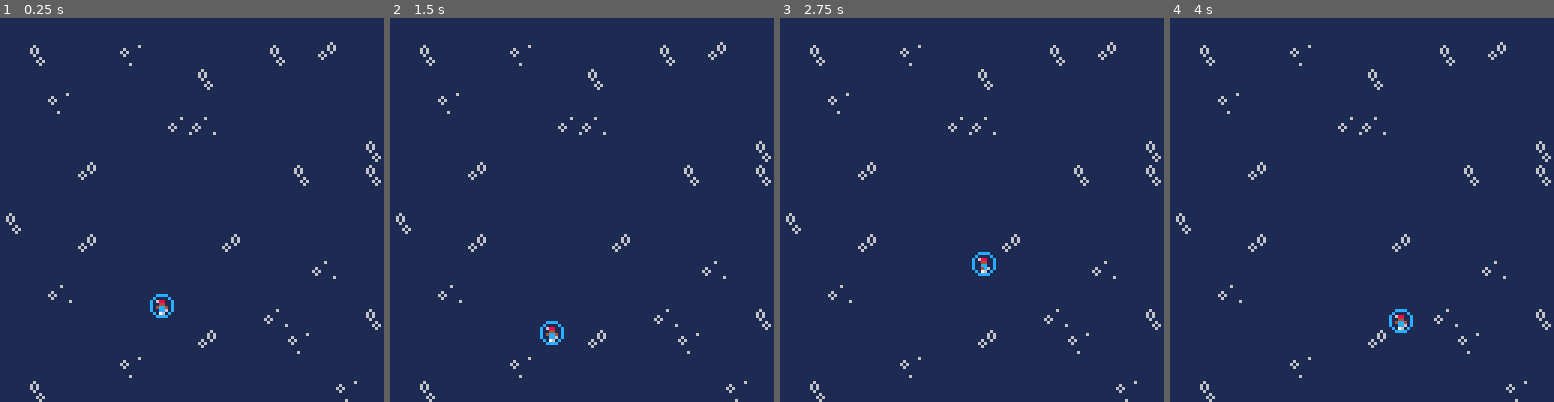
Above: before the commit, frames 1-4 (left to right).
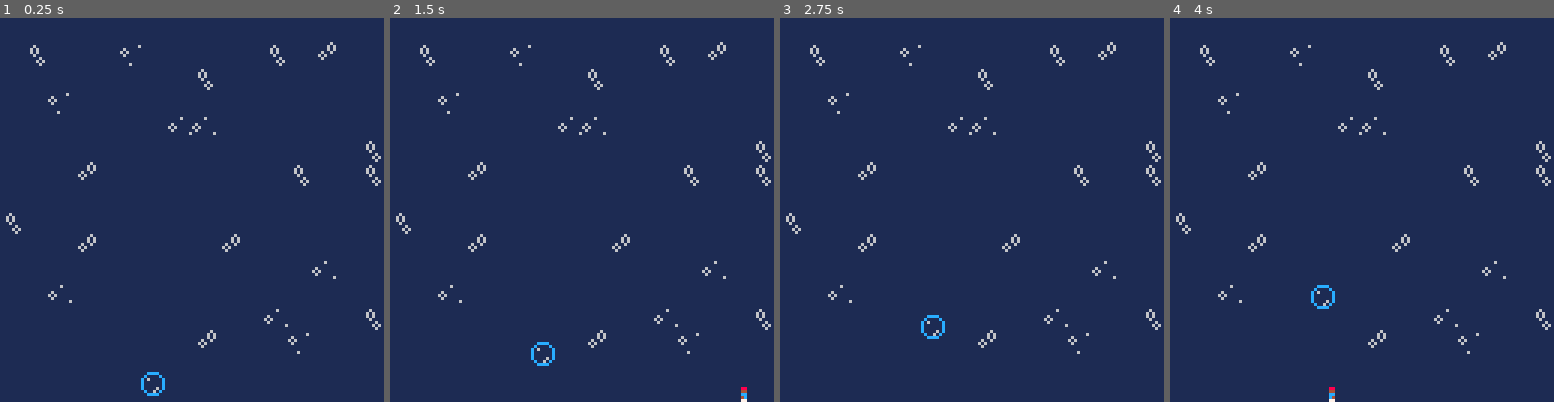
Above: after the commit, the same moments.

Repository: shahbazmansahia/GGJ_2025
Game: PICO-8 cartridge bubble.p8
Two runs of this game, one before a commit and one after it. Both use one fixed random seed, a clock stepped at 60 frames per second and the inputs below.
Inputs:
- Up to frame 1 (0.25 s): no input
- Up to frame 2 (1.5 s): no input
- Up to frame 3 (2.75 s): hold Right 1.6-2.1 s; hold Up 2.15-2.42 s; hold Right from 2.47 s (still down)
- Up to frame 4 (4 s): release Right at 3.03 s; hold Left 3.08-3.58 s; hold Down 3.63-3.97 s

The runs differ from the first frame. In frame 1, 0.5% of the frame differs, in the area x 7-93%, y 71-100%; in frame 2, 0.5%; in frame 3, 0.5%; in frame 4, 0.5%, in the area x 7-93%, y 69-100%.

Commit message:
Added spare bubble and collision event

Diff:
--- a/bubble.p8
+++ b/bubble.p8
@@ -51,8 +51,8 @@
 2020262020202020202020202020202000000000000000000000000000000000000000000000000000000000000000000000000000000000000000000000000000000000000000000000000000000000000000000000000000000000000000000000000000000000000000000000000000000000000000000000000000000000
 2020202020202020202020262020203600000000000000000000000000000000000000000000000000000000000000000000000000000000000000000000000000000000000000000000000000000000000000000000000000000000000000000000000000000000000000000000000000000000000000000000000000000000
 2020202020202020352020202520202000000000000000000000000000000000000000000000000000000000000000000000000000000000000000000000000000000000000000000000000000000000000000000000000000000000000000000000000000000000000000000000000000000000000000000000000000000000
-2020202020252020202020202020202000000000000000000000000000000000000000000000000000000000000000000000000000000000000000000000000000000000000000000000000000000000000000000000000000000000000000000000000000000000000000000000000000000000000000000000000000000000
-2036202020202020202020202020252000000000000000000000000000000000000000000000000000000000000000000000000000000000000000000000000000000000000000000000000000000000000000000000000000000000000000000000000000000000000000000000000000000000000000000000000000000000
+2020202020202020202020202020202000000000000000000000000000000000000000000000000000000000000000000000000000000000000000000000000000000000000000000000000000000000000000000000000000000000000000000000000000000000000000000000000000000000000000000000000000000000
+2020202020202020202020202020202005000000000000000000000000000000000000000000000000000000000000000000000000000000000000000000000000000000000000000000000000000000000000000000000000000000000000000000000000000000000000000000000000000000000000000000000000000000
 2221232322212221232223212223222200000000000000000000000000000000000000000000000000000000000000000000000000000000000000000000000000000000000000000000000000000000000000000000000000000000000000000000000000000000000000000000000000000000000000000000000000000000
 
 
--- a/bubbleplayer.lua
+++ b/bubbleplayer.lua
@@ -1,6 +1,7 @@
 -- Flagged tile indices (replace with actual tile indices you're using for solid surfaces)
 local solid_tiles = { 33, 34, 35 }  -- Example indices for solid tiles
-
+num_float_objects = 1
+local float_objects = {}
 
 function _init()
     -- not all of these variables are in use
@@ -22,10 +23,15 @@
     bubble_boost_time = 20
     bubble_boost_time_max = bubble_boost_time
     dir = 2
-    health = 2
-    state=0
+    state=-1
+    health = 0
+    setHealth(1)
 
     on_ground = false
+
+    for i = 1, num_float_objects do
+        add(float_objects, {x = rnd(128), y = 120, active = true})
+    end
 
     -- Still trying to test this
     -- https://www.youtube.com/watch?v=IOe1aGY6hXA
@@ -43,12 +49,11 @@
     x=(x+128)%128 -- no bounds left and right
 
     if state == 0 then
+        printh("b0")
+        default_person_movement()
+    elseif state == 1 then
+        printh("b1")
         default_bubble_movement()
-        if health == 1 then
-            state = 1
-        end
-    elseif state == 1 then
-        default_person_movement()
     elseif state == 2 then
         person_falling_movement()
     end
@@ -66,6 +71,28 @@
         -- If collision, stop downward movement and set player on ground
         vy = 0
         on_ground = true
+    end
+
+    -- check for bubble collisions
+    for i = 1, #float_objects do
+        local obj = float_objects[i]
+        if obj.active then
+            if not collides(x, y, 8, 8, obj.x, obj.y, 8, 8) then
+                -- No collision detected, update object position
+                obj.y -= .25
+
+                if obj.y < 0 then
+                    --table.remove(float_objects, i)
+                    obj.active = false
+                end
+            else
+                -- Collision detected, destroy object and add points
+                --table.remove(float_objects, i)
+                obj.active = false
+                setHealth(health+1)
+
+            end
+        end
     end
 
     -- DEBUG
@@ -178,7 +205,7 @@
 
 function person_falling_movement()
     if on_ground then
-        state = 1
+        state = 0
         if (dir < 0) dir = -3
         if (dir > 0) dir = 3
     else
@@ -207,6 +234,13 @@
     map(0,0,0,0,16,16)
     -- draw the player, we use dir to mirror sprites
     draw_player(dir)
+
+    for i = 1, num_float_objects do
+        local obj = float_objects[i]
+        if obj.active then
+            spr(1, obj.x, obj.y)
+        end
+    end
 end
 
 -- still testing this
@@ -230,7 +264,7 @@
     return false  -- This is not a solid tile
 end
 
-
+-- check for map collisions
 function check_collision(new_x, new_y)
     -- Check collisions for all four corners of the character
     local x1 = flr(new_x / 8)  -- Calculate tile grid x for left side
@@ -246,6 +280,11 @@
     return false  -- No collision
 end
 
+-- check for collisions with another object
+function collides(ax, ay, aw, ah, bx, by, bw, bh)
+    return ax < bx + bw and ax + aw > bx and ay < by + bh and ay + ah > by
+end
+
 function draw_player(dir)
 
     dir = (dir == nil) and 2 or dir
@@ -262,6 +301,22 @@
 
 end
 
+function setHealth(h)
+
+    if h == 2 then
+        state = 1
+    elseif h == 1 then
+        state = 0
+    elseif h == 0 then
+        state = -1
+    elseif h > 2 then
+        h = 2
+    end
+
+    health = h
+
+end
+
 function play_jump_sound()
     printh ('Jump Sound Triggered!')
     play_sfx(0)
